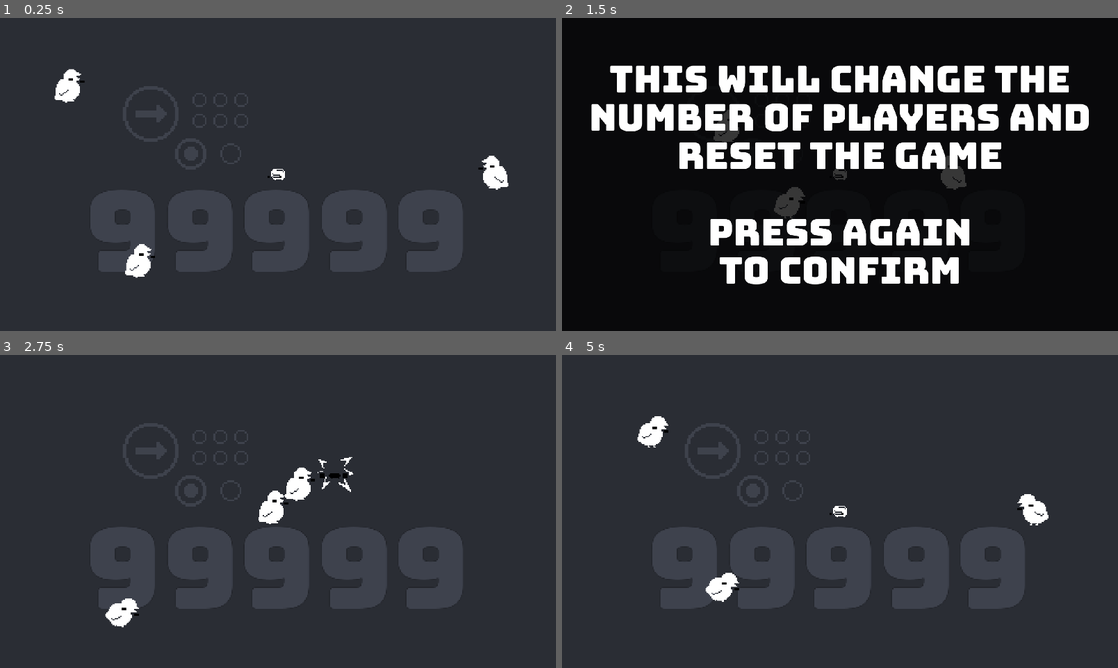
Above: before the commit, frames 1-4 (two rows, left to right).
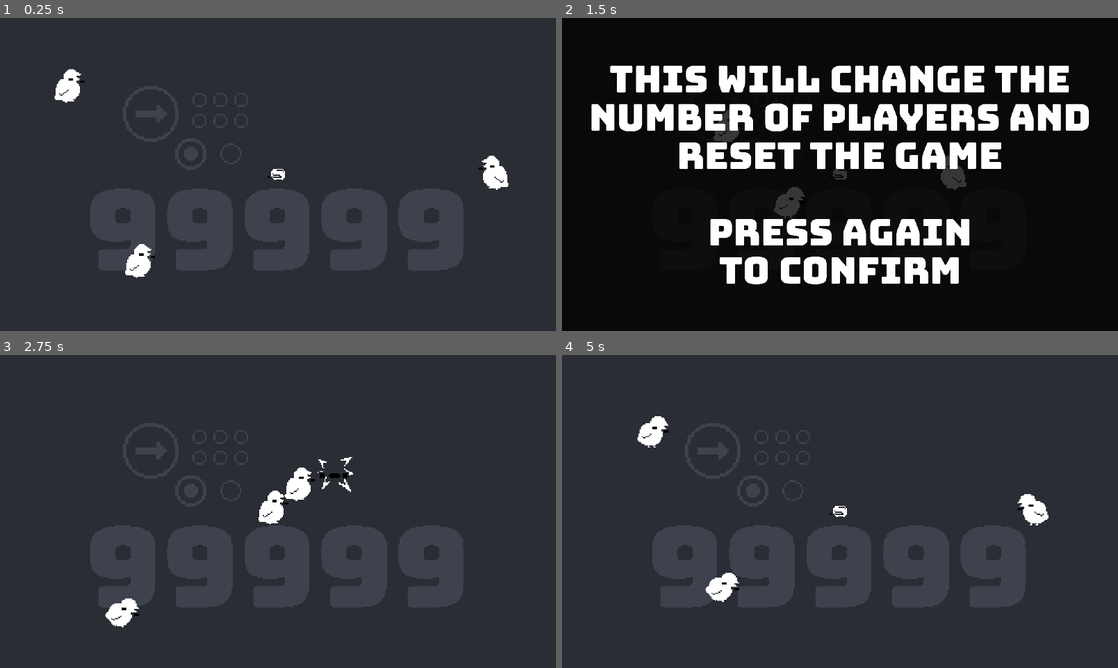
Above: after the commit, the same moments.

Repository: tm-nielsen/arcade-jam-2024
Game: Godot game, scene res://scenes/root.tscn
Same seed, same stepped clock (60 frames per second), same inputs: the game is played once before the commit and once after it.
Inputs (mouse positions are in pixels of both pictures, inside the frame that each line leads up to):
- Up to frame 1 (0.25 s): no input
- Up to frame 2 (1.5 s): move the mouse to (962, 158) at 0.52 s; tap 1 (select_1_player) at 0.6 s; move the mouse to (728, 190) at 1.27 s; tap 2 (select_2_players) at 1.35 s
- Up to frame 3 (2.75 s): move the mouse to (333, 442) at 2.02 s; tap 1 (select_1_player) at 2.1 s
- Up to frame 4 (5 s): move the mouse to (812, 574) at 2.77 s; tap 2 (select_2_players) at 2.85 s; move the mouse to (1006, 558) at 3.52 s; tap 1 (select_1_player) at 3.6 s; click "Play Again" at 4.25 s

The runs differ from the first frame. In frame 1, 0.5% of the frame differs, in the area x 16-84%, y 54-82%; in frame 2, less than 0.1%; in frame 3, 0.5%; in frame 4, 0.6%.

Commit message:
Added score label to enemy corpse

Diff:
--- a/scenes/game.tscn
+++ b/scenes/game.tscn
@@ -61,11 +61,12 @@
 texture_filter = 1
 material = SubResource("CanvasItemMaterial_8c04p")
 offset_left = -200.0
-offset_right = 200.0
-offset_bottom = 100.0
+offset_right = 1400.0
+offset_bottom = 385.0
+scale = Vector2(0.25, 0.25)
 theme = ExtResource("3_f6y8x")
 theme_override_colors/font_color = Color(0.243137, 0.258824, 0.301961, 1)
-theme_override_font_sizes/font_size = 0
+theme_override_font_sizes/font_size = 384
 text = "99999"
 horizontal_alignment = 1
 vertical_alignment = 1
--- a/scenes/prefabs/enemy_corpse.tscn
+++ b/scenes/prefabs/enemy_corpse.tscn
@@ -1,21 +1,44 @@
-[gd_scene load_steps=3 format=3 uid="uid://bow8l1jgdbuyy"]
+[gd_scene load_steps=5 format=3 uid="uid://bow8l1jgdbuyy"]
 
 [ext_resource type="Texture2D" uid="uid://d1jvwwsksybq2" path="res://sprites/enemies/bird corpse.png" id="1_7a041"]
+[ext_resource type="Script" path="res://scripts/corpse_manager.gd" id="1_dpcqj"]
+[ext_resource type="Theme" uid="uid://duhqroiyu3101" path="res://resources/ui_theme.tres" id="2_1qskf"]
 
 [sub_resource type="CapsuleShape2D" id="CapsuleShape2D_giy6r"]
 radius = 4.0
 height = 32.0
 
-[node name="EnemyCorpse" type="RigidBody2D"]
-modulate = Color(0.243, 0.2601, 0.3, 1)
+[node name="EnemyCorpse" type="RigidBody2D" node_paths=PackedStringArray("score_label")]
+texture_filter = 1
 collision_layer = 16
 linear_damp = 2.0
 angular_damp = 2.0
+script = ExtResource("1_dpcqj")
+score_label = NodePath("ScoreLabel")
 
 [node name="CollisionShape2D" type="CollisionShape2D" parent="."]
 rotation = 1.5708
 shape = SubResource("CapsuleShape2D_giy6r")
 
 [node name="Sprite2D" type="Sprite2D" parent="."]
+modulate = Color(0.243137, 0.258824, 0.301961, 1)
 z_index = -1
 texture = ExtResource("1_7a041")
+
+[node name="ScoreLabel" type="Label" parent="."]
+anchors_preset = 8
+anchor_left = 0.5
+anchor_top = 0.5
+anchor_right = 0.5
+anchor_bottom = 0.5
+offset_left = -40.0
+offset_top = -10.0
+offset_right = 360.0
+offset_bottom = 90.0
+grow_horizontal = 2
+grow_vertical = 2
+scale = Vector2(0.2, 0.2)
+theme = ExtResource("2_1qskf")
+text = "+50"
+horizontal_alignment = 1
+vertical_alignment = 1
--- /dev/null
+++ b/scripts/corpse_manager.gd
@@ -0,0 +1,26 @@
+extends RigidBody2D
+
+@export var score_label: Label
+@export var score_size_tween_duration: float = 0.5
+@export var score_position_tween_duration: float = 0.4
+@export var score_tween_offset: float = -25
+@export var lifetime: float = 5.0
+
+@onready var score_label_final_scale := score_label.scale
+
+func initialize(spawn_position, score_value: int, killing_coin: CoinController):
+  global_position = spawn_position
+  var direction = (position - killing_coin.position).normalized()
+  linear_velocity = direction * killing_coin.linear_velocity.length()
+
+  score_label.text = "+%d" % score_value
+  score_label.scale = Vector2.ZERO
+
+  var label_size_tween = create_tween()
+  label_size_tween.set_trans(Tween.TRANS_BACK)
+  label_size_tween.set_ease(Tween.EASE_OUT)
+  label_size_tween.tween_property(score_label, "scale", score_label_final_scale, score_size_tween_duration)
+
+  var label_position_tween = create_tween()
+  label_position_tween.set_trans(Tween.TRANS_QUAD)
+  label_position_tween.tween_property(score_label, "position:y", score_tween_offset, score_position_tween_duration)
--- a/scripts/enemy_controller.gd
+++ b/scripts/enemy_controller.gd
@@ -44,13 +44,13 @@
 
 
 func recieve_coin_contact(coin: CoinController):
+  var points_scored = int(score_value * coin.score_multiplier)
+
   var corpse = corpse_prefab.instantiate()
   get_parent().add_child.call_deferred(corpse)
-  corpse.global_position = global_position
-  var direction = (position - coin.position).normalized()
-  corpse.linear_velocity = direction * coin.linear_velocity.length()
+  corpse.initialize.call_deferred(global_position, points_scored, coin)
 
-  ScoreManager.add_score(int(score_value * coin.score_multiplier))
+  ScoreManager.add_score(points_scored)
   queue_free()
 
 
